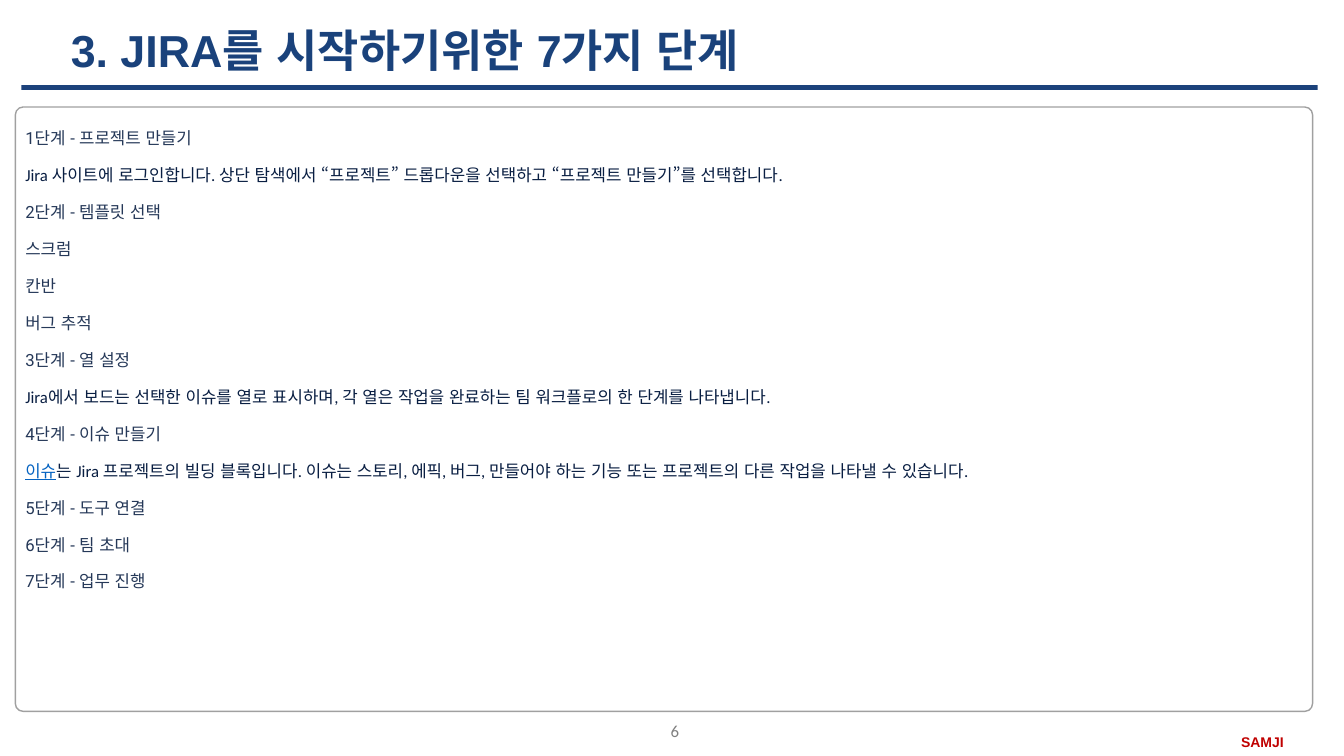
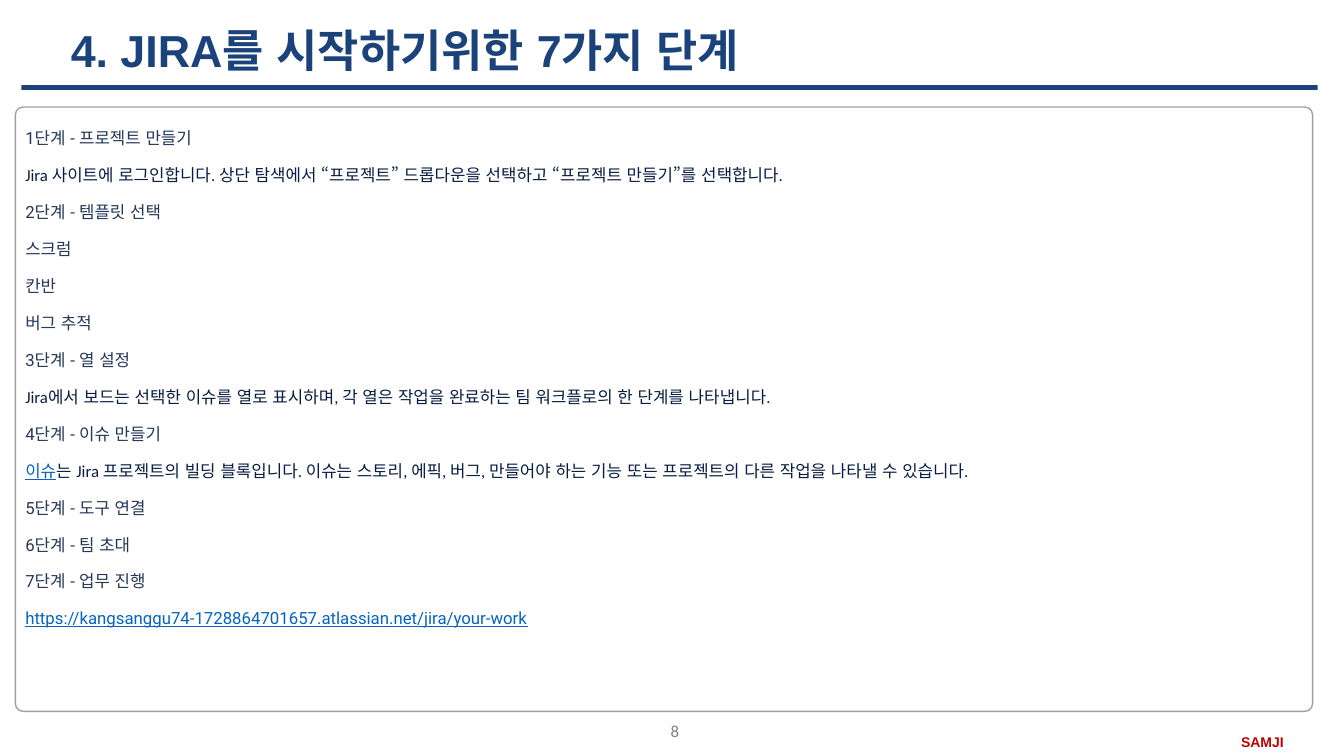
Before and after one commit to SangguKang/doc, a slide deck: slide 8 of Transfer/JIRA.pptx (slide 6 before the commit). Drawn at 1344x756 pixels with LibreOffice and Linux fonts; fonts in the diff are those of the drawing; background and template pictures are left out. Boxes give left, top, right and bottom in pixels: in the first picture for what was removed or moved away, otherwise in the second. Text is boxed around its words. In the diff, an @@ line names an element or a change of style, - is before the commit and + after.

```diff
--- a/Transfer/JIRA.pptx
+++ b/Transfer/JIRA.pptx
@@ title at box(71, 29, 739, 71): text changed @@
-3. JIRA를 시작하기위한 7가지 단계
+4. JIRA를 시작하기위한 7가지 단계
@@ text at box(25, 611, 527, 628): paragraph added @@
+https://kangsanggu74-1728864701657.atlassian.net/jira/your-work
@@ page number at box(671, 725, 679, 737): text changed @@
-6
+8
```
Also in this commit, not shown: 10 other slides changed, 4 slides added, 18 slides removed, 3 other files.
